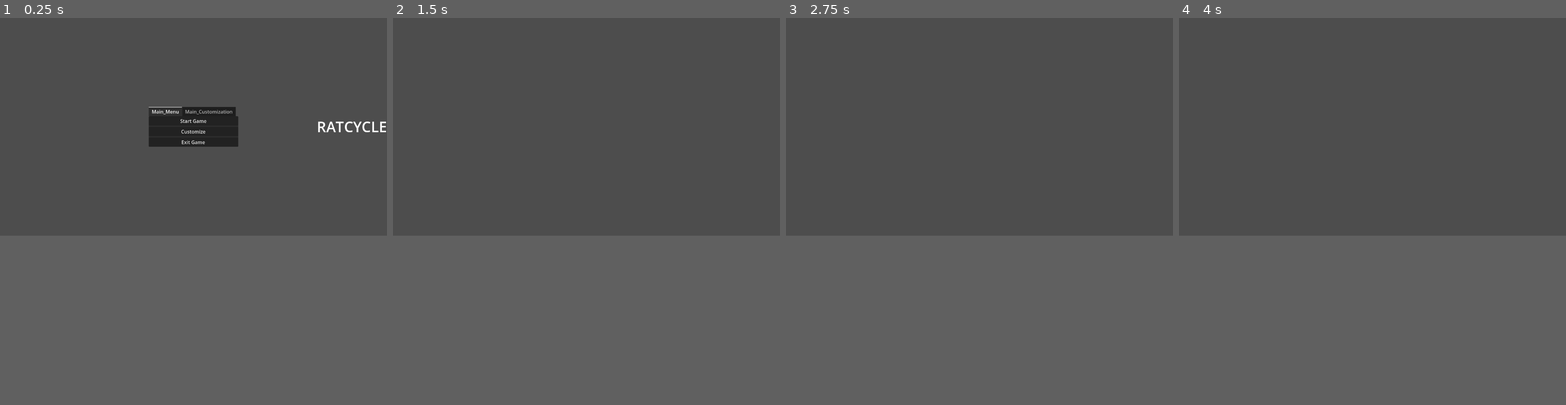
Above: before the commit, frames 1-4 (left to right).
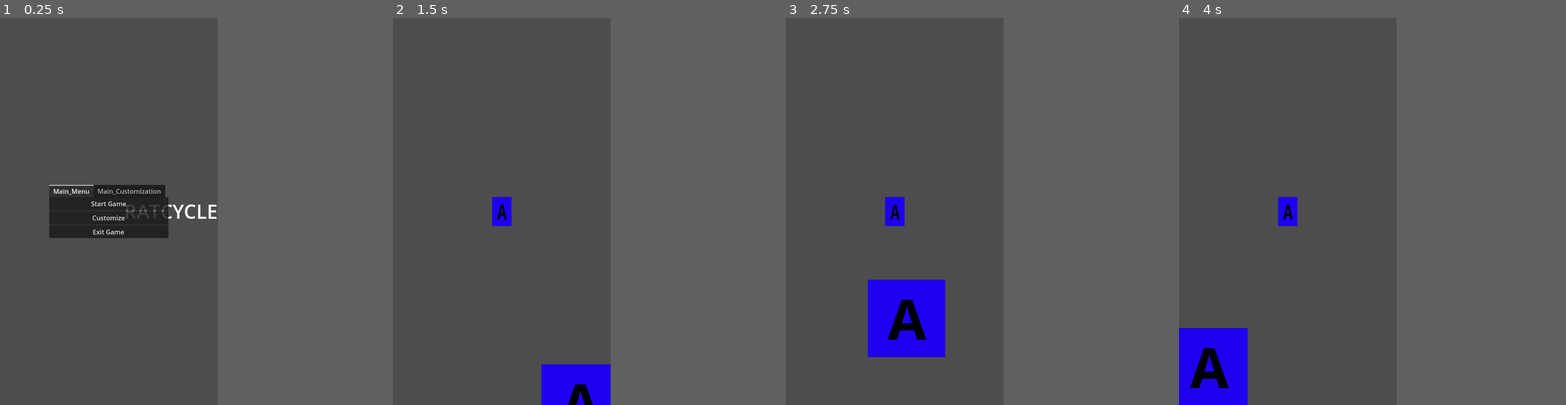
Above: after the commit, the same moments.

Repository: GRASTROY-Creations/TBM_RGJ
Game: Godot game, scene res://05_menu/05_menu.tscn
Same seed, same stepped clock (60 frames per second), same inputs: the game is played once before the commit and once after it.
Inputs:
- Up to frame 1 (0.25 s): no input
- Up to frame 2 (1.5 s): click "Start Game" at 0.5 s; tap Enter at 1.25 s; hold D (game_right, bound only after the commit) from 1.28 s (still down)
- Up to frame 3 (2.75 s): release D (game_right, bound only after the commit) at 2.03 s; hold Down (game_down, bound only after the commit) from 2.03 s (still down)
- Up to frame 4 (4 s): release Down (game_down, bound only after the commit) at 2.78 s; hold D (game_right, bound only after the commit) 2.78-3.53 s; hold Up (game_up, bound only after the commit) from 3.53 s (still down)
In our replay, the window is 800x450 before the commit and 450x800 after it. These sizes can differ from the game's own. Grey fills any space a smaller window leaves; there, only what the larger window draws over its background counts as a difference.

The runs differ from the first frame. In frame 1, 6.6% of the frame differs, in the area x 12-100%, y 23-57%; in frame 2, 2.3%; in frame 3, 4.4%; in frame 4, 3.9%.
Error before the commit: Cannot call method 'get_tree' on a previously freed instance. (res://05_menu/05_menu_script.gd:16)

Commit message:
added new level; added player character;

Diff:
--- /dev/null
+++ b/00_global/character_body_2d.gd
@@ -0,0 +1,24 @@
+extends CharacterBody2D
+
+const SPEED = 300.0
+const JUMP_VELOCITY = -400.0
+
+func _process(delta: float) -> void:
+	if Input.is_action_just_released("game_menu"):
+		get_tree().change_scene_to_file("res://10_game/10_game.tscn");
+	pass
+
+func _physics_process(delta: float) -> void:
+	# Get the input direction and handle the movement/deceleration.
+	# As good practice, you should replace UI actions with custom gameplay actions.
+	var direction_x := Input.get_axis("game_left", "game_right")
+	var direction_y := Input.get_axis("game_up", "game_down")
+	if direction_x or direction_y:
+		velocity = Vector2(direction_x, direction_y) * SPEED
+	else:
+		direction_x = move_toward(direction_x, 0, SPEED)
+		direction_y = move_toward(direction_y, 0, SPEED)
+		velocity = Vector2(direction_x, direction_y) * SPEED
+
+	move_and_slide()
+	pass
--- /dev/null
+++ b/00_global/player_sprite_frames.tres
@@ -0,0 +1,14 @@
+[gd_resource type="SpriteFrames" load_steps=2 format=3 uid="uid://dupfg1nph23kd"]
+
+[ext_resource type="Texture2D" uid="uid://b50lrw6vn6281" path="res://00_global/placeholder.png" id="1_5a5re"]
+
+[resource]
+animations = [{
+"frames": [{
+"duration": 1.0,
+"texture": ExtResource("1_5a5re")
+}],
+"loop": true,
+"name": &"default",
+"speed": 5.0
+}]
--- a/05_menu/05_menu_script.gd
+++ b/05_menu/05_menu_script.gd
@@ -12,7 +12,6 @@
 	pass
 
 func f_05_load_level():
-	get_tree().unload_current_scene();
 	get_tree().change_scene_to_file("res://10_game/10_game.tscn");
 	return;
 
--- /dev/null
+++ b/10_game/10_game.gd
@@ -0,0 +1,10 @@
+extends Node2D
+
+
+# Called when the node enters the scene tree for the first time.
+func _ready() -> void:
+	pass # Replace with function body.
+
+# Called every frame. 'delta' is the elapsed time since the previous frame.
+func _process(delta: float) -> void:
+	pass
--- a/10_game/10_game.tscn
+++ b/10_game/10_game.tscn
@@ -1,3 +1,29 @@
-[gd_scene format=3 uid="uid://cnb6biwh7o5nf"]
+[gd_scene load_steps=6 format=3 uid="uid://cnb6biwh7o5nf"]
+
+[ext_resource type="Texture2D" uid="uid://b50lrw6vn6281" path="res://00_global/placeholder.png" id="1_iho6t"]
+[ext_resource type="Script" path="res://10_game/10_game.gd" id="1_kkphy"]
+[ext_resource type="Script" path="res://00_global/character_body_2d.gd" id="2_cnj6a"]
+[ext_resource type="SpriteFrames" uid="uid://dupfg1nph23kd" path="res://00_global/player_sprite_frames.tres" id="2_vl6l7"]
+
+[sub_resource type="CapsuleShape2D" id="CapsuleShape2D_8tugj"]
 
 [node name="10Game" type="Node2D"]
+script = ExtResource("1_kkphy")
+
+[node name="Placeholder" type="Sprite2D" parent="."]
+position = Vector2(254, 475)
+texture = ExtResource("1_iho6t")
+
+[node name="CharacterBody2D" type="CharacterBody2D" parent="."]
+scale = Vector2(3, 3)
+script = ExtResource("2_cnj6a")
+
+[node name="CollisionShape2D" type="CollisionShape2D" parent="CharacterBody2D"]
+shape = SubResource("CapsuleShape2D_8tugj")
+
+[node name="Camera2D" type="Camera2D" parent="CharacterBody2D"]
+
+[node name="AnimatedSprite2D" type="AnimatedSprite2D" parent="CharacterBody2D"]
+position = Vector2(1.19209e-07, -2.98023e-07)
+scale = Vector2(0.0833333, 0.125)
+sprite_frames = ExtResource("2_vl6l7")
--- a/project.godot
+++ b/project.godot
@@ -25,63 +25,69 @@
 
 [display]
 
-window/size/viewport_width=1280
-window/size/viewport_height=720
+window/size/viewport_width=540
+window/size/viewport_height=960
 window/size/initial_position_type=0
-window/size/resizable=false
+window/stretch/mode="viewport"
 window/handheld/orientation=1
 
 [input]
 
-2d_up={
+game_up={
 "deadzone": 0.5,
 "events": [Object(InputEventKey,"resource_local_to_scene":false,"resource_name":"","device":-1,"window_id":0,"alt_press …(195 unchanged characters)…
 , Object(InputEventKey,"resource_local_to_scene":false,"resource_name":"","device":-1,"window_id":0,"alt_pressed":false …(183 unchanged characters)…
 , null]
 }
-2d_down={
+game_down={
 "deadzone": 0.5,
 "events": [Object(InputEventKey,"resource_local_to_scene":false,"resource_name":"","device":-1,"window_id":0,"alt_press …(195 unchanged characters)…
 , Object(InputEventKey,"resource_local_to_scene":false,"resource_name":"","device":-1,"window_id":0,"alt_pressed":false …(183 unchanged characters)…
 ]
 }
-2d_left={
+game_left={
 "deadzone": 0.5,
 "events": [Object(InputEventKey,"resource_local_to_scene":false,"resource_name":"","device":-1,"window_id":0,"alt_press …(195 unchanged characters)…
 , Object(InputEventKey,"resource_local_to_scene":false,"resource_name":"","device":-1,"window_id":0,"alt_pressed":false …(182 unchanged characters)…
 ]
 }
-2d_right={
+game_right={
 "deadzone": 0.5,
 "events": [Object(InputEventKey,"resource_local_to_scene":false,"resource_name":"","device":-1,"window_id":0,"alt_press …(192 unchanged characters)…
 , Object(InputEventKey,"resource_local_to_scene":false,"resource_name":"","device":-1,"window_id":0,"alt_pressed":false …(186 unchanged characters)…
 ]
 }
-2d_pause={
+game_pause={
 "deadzone": 0.5,
 "events": [Object(InputEventKey,"resource_local_to_scene":false,"resource_name":"","device":-1,"window_id":0,"alt_press …(192 unchanged characters)…
 ]
 }
-2d_speed_up={
+game_speed_up={
 "deadzone": 0.5,
 "events": [Object(InputEventKey,"resource_local_to_scene":false,"resource_name":"","device":0,"window_id":0,"alt_presse …(189 unchanged characters)…
 ]
 }
-2d_speed_down={
+game_speed_down={
 "deadzone": 0.5,
 "events": [Object(InputEventKey,"resource_local_to_scene":false,"resource_name":"","device":0,"window_id":0,"alt_presse …(189 unchanged characters)…
 ]
 }
-2d_cling={
+game_cling={
 "deadzone": 0.5,
 "events": [Object(InputEventKey,"resource_local_to_scene":false,"resource_name":"","device":-1,"window_id":0,"alt_press …(191 unchanged characters)…
 , Object(InputEventKey,"resource_local_to_scene":false,"resource_name":"","device":-1,"window_id":0,"alt_pressed":false …(183 unchanged characters)…
 , Object(InputEventKey,"resource_local_to_scene":false,"resource_name":"","device":-1,"window_id":0,"alt_pressed":false …(183 unchanged characters)…
 ]
 }
-2d_jump={
+game_jump={
 "deadzone": 0.5,
 "events": [Object(InputEventKey,"resource_local_to_scene":false,"resource_name":"","device":-1,"window_id":0,"alt_press …(191 unchanged characters)…
+]
+}
+game_menu={
+"deadzone": 0.5,
+"events": [Object(InputEventKey,"resource_local_to_scene":false,"resource_name":"","device":-1,"window_id":0,"alt_pressed":false,"shift_pressed":false,"ctrl_pressed":false,"meta_pressed":false,"pressed":false,"keycode":0,"physical_keycode":4194305,"key_label":0,"unicode":0,"location":0,"echo":false,"script":null)
+, Object(InputEventKey,"resource_local_to_scene":false,"resource_name":"","device":-1,"window_id":0,"alt_pressed":false,"shift_pressed":false,"ctrl_pressed":false,"meta_pressed":false,"pressed":false,"keycode":0,"physical_keycode":77,"key_label":0,"unicode":109,"location":0,"echo":false,"script":null)
 ]
 }
 
Binary file added: 00_global/placeholder.png
Not shown, added: 00_global/placeholder.png.import
